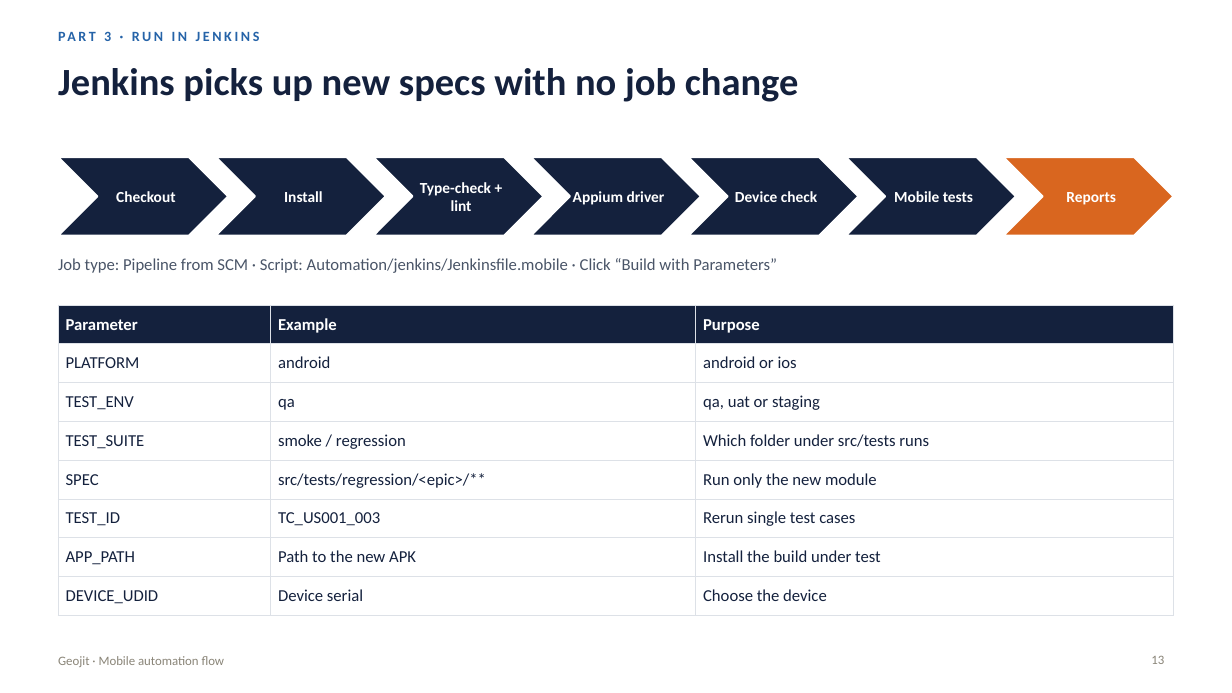
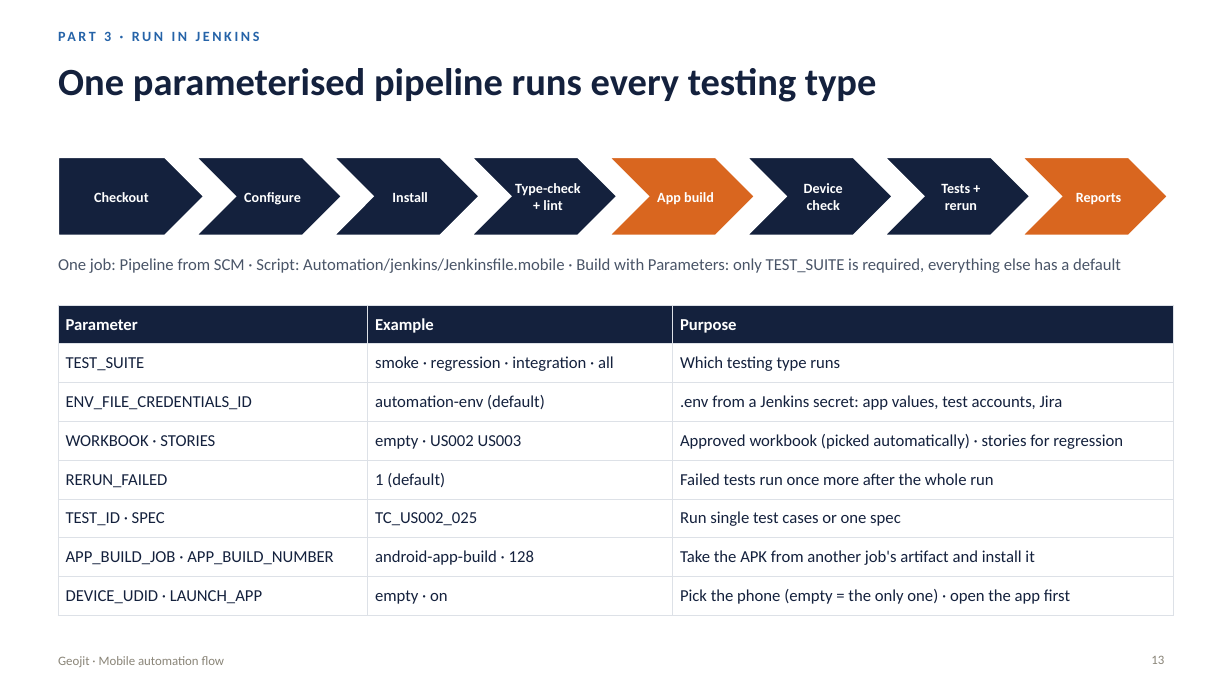
Before and after one commit to raaj177/snapwork-TestDemo, a slide deck: slide 13 of Automation/docs/Mobile-Automation-Flow.pptx. Drawn at 1232x693 pixels with LibreOffice and Linux fonts; fonts in the diff are those of the drawing. Boxes give left, top, right and bottom in pixels: in the first picture for what was removed or moved away, otherwise in the second. Text is boxed around its words. In the diff, an @@ line names an element or a change of style, - is before the commit and + after.

Commit message:
Deck: real Jenkins pipeline, build stages, app build from another node (artifact), published evidence, six next steps

```diff
--- a/Automation/docs/Mobile-Automation-Flow.pptx
+++ b/Automation/docs/Mobile-Automation-Flow.pptx
@@ title at (58, 68, 877, 102): text changed @@
-Jenkins picks up new specs with no job change
+One parameterised pipeline runs every testing type
@@ pentagon arrow: place and size @@
-pentagon arrow at (58, 157, 228, 236)
+pentagon arrow at (58, 157, 204, 236)
@@ pentagon arrow at (58, 157, 204, 236): chevron to pentagon arrow @@
@@ text "Checkout": place and size @@
-text "Checkout" at (116, 191, 175, 202)
+text "Checkout" at (94, 192, 149, 202)
@@ chevron: place and size @@
-chevron at (215, 157, 385, 236)
+chevron at (196, 157, 342, 236)
@@ chevron: place and size @@
-chevron at (373, 157, 543, 236)
+chevron at (334, 157, 480, 236)
@@ size 12 to 11 pt in 3 elements at (94, 192, 149, 202), (1076, 193, 1122, 205), (392, 192, 428, 202) @@
@@ text "Install": place and size @@
-text "Install" at (284, 191, 323, 202)
+text "Install" at (392, 192, 428, 202)
@@ chevron: place and size @@
-chevron at (531, 157, 701, 236)
+chevron at (471, 157, 617, 236)
@@ chevron added at (609, 157, 755, 236), fill #D9661F, outline #FFFFFF 1.5 pt @@
@@ chevron: place and size @@
-chevron at (689, 157, 859, 236)
+chevron at (747, 157, 893, 236)
@@ chevron: place and size @@
-chevron at (846, 157, 1016, 236)
+chevron at (884, 157, 1031, 236)
@@ chevron: place and size @@
-chevron at (1004, 157, 1174, 236)
+chevron at (1022, 157, 1168, 236)
@@ text "Reports": place and size @@
-text "Reports" at (1066, 192, 1116, 205)
+text "Reports" at (1076, 193, 1122, 205)
@@ text added at (244, 192, 301, 205), 11 pt, text #FFFFFF, bold @@
+Configure
@@ text at (515, 183, 581, 210): text changed; size 12 to 11 pt @@
-Type-check + lint
+Type-check
++ lint
@@ text removed at (573, 191, 665, 205) @@
-Appium driver
@@ text added at (657, 192, 714, 205), 11 pt, text #FFFFFF, bold @@
+App build
@@ text at (804, 183, 843, 210): text changed; size 12 to 11 pt @@
-Device check
+Device
+check
@@ text at (941, 184, 977, 210): text changed; size 12 to 11 pt @@
-Mobile tests
+Tests +
+rerun
@@ text at (58, 258, 1121, 273): text changed @@
-Job type: Pipeline from SCM · Script: Automation/jenkins/Jenkinsfile.mobile · Click “Build with Parameters”
+One job: Pipeline from SCM · Script: Automation/jenkins/Jenkinsfile.mobile · Build with Parameters: only TEST_SUITE is required, everything else has a default
@@ table at (58, 305, 1174, 608) @@
-row 2: PLATFORM | android | android or ios
+row 2: TEST_SUITE | smoke · regression · integration · all | Which testing type runs
-row 3: TEST_ENV | qa | qa, uat or staging
+row 3: ENV_FILE_CREDENTIALS_ID | automation-env (default) | .env from a Jenkins secret: app values, test accounts, Jira
-row 4: TEST_SUITE | smoke / regression | Which folder under src/tests runs
+row 4: WORKBOOK · STORIES | empty · US002 US003 | Approved workbook (picked automatically) · stories for regression
-row 5: SPEC | src/tests/regression/<epic>/** | Run only the new module
+row 5: RERUN_FAILED | 1 (default) | Failed tests run once more after the whole run
-row 6: TEST_ID | TC_US001_003 | Rerun single test cases
+row 6: TEST_ID · SPEC | TC_US002_025 | Run single test cases or one spec
-row 7: APP_PATH | Path to the new APK | Install the build under test
+row 7: APP_BUILD_JOB · APP_BUILD_NUMBER | android-app-build · 128 | Take the APK from another job's artifact and install it
-row 8: DEVICE_UDID | Device serial | Choose the device
+row 8: DEVICE_UDID · LAUNCH_APP | empty · on | Pick the phone (empty = the only one) · open the app first
```
Also in this commit, not shown: 1 other slide changed, 3 slides added.
